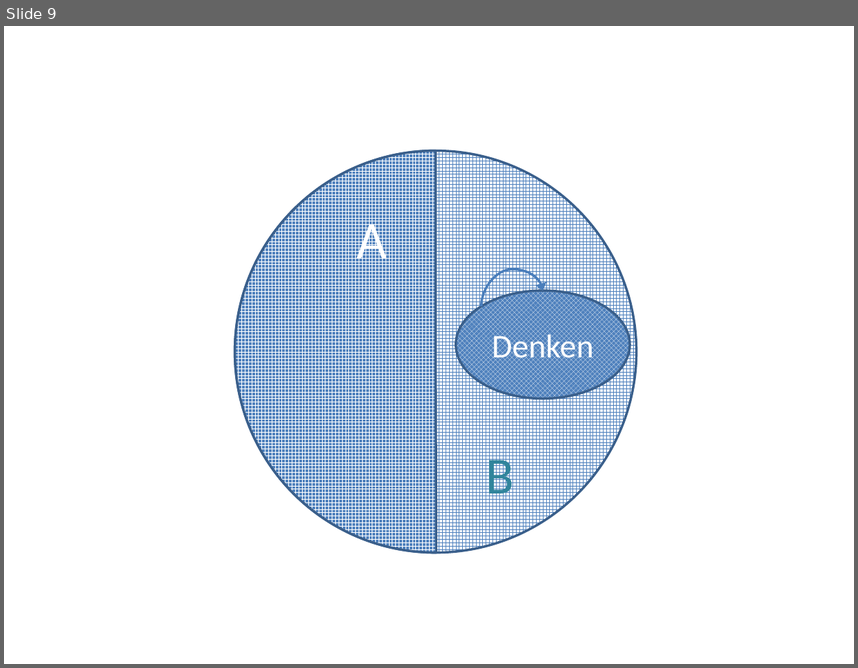
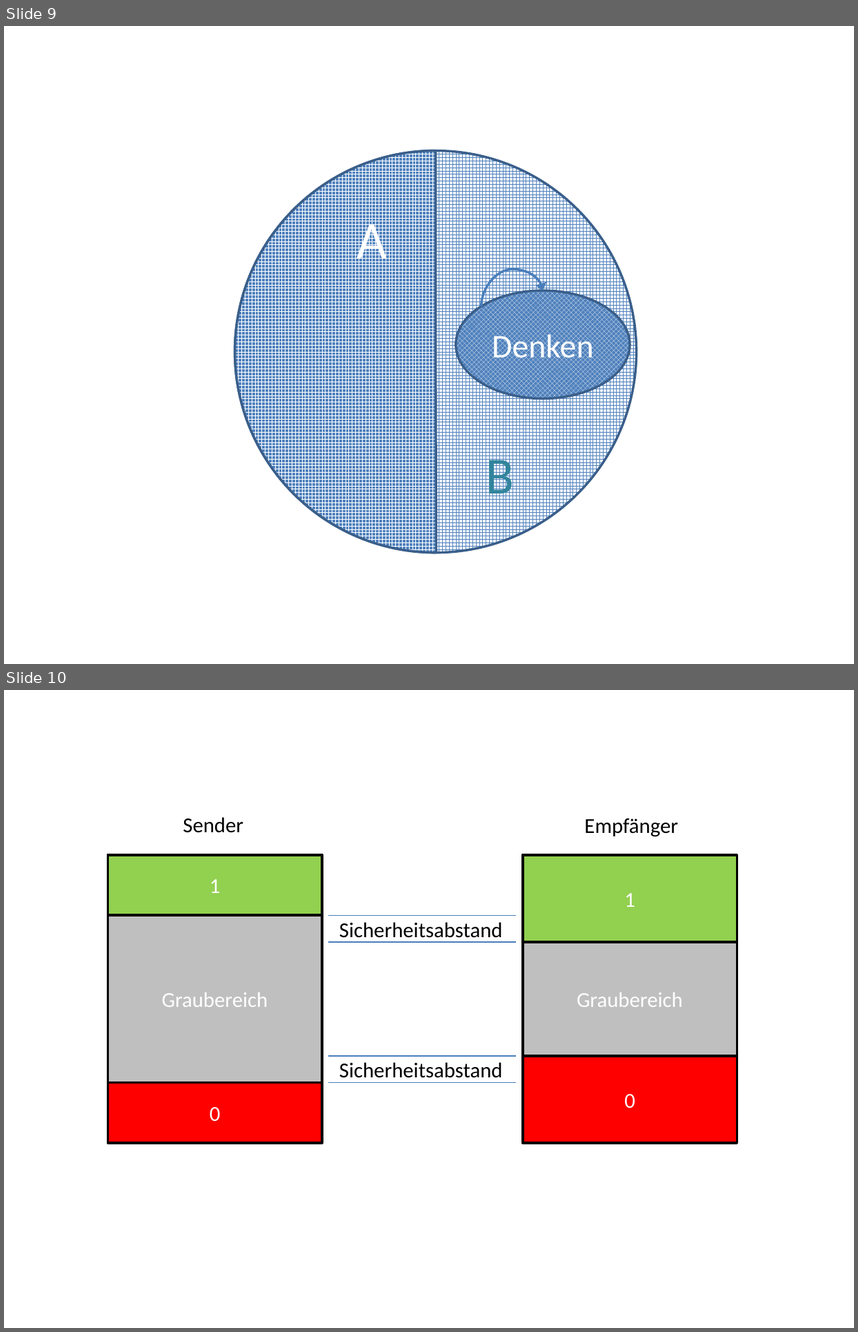
Before and after one commit to HaraldRieder/Physikalismus, a slide deck: Physikalismus.pptx. Shown one above the other, each under a label of ours: slide 9 before the commit, slides 9 and 10 after it. The pictures are 858x668 and 858x1332 pixels, drawn with LibreOffice and Linux fonts; fonts in the diff are those of the drawing. Boxes give left, top, right and bottom in pixels: in the first picture for what was removed or moved away, otherwise in the second. Text is boxed around its words. In the diff, an @@ line names an element or a change of style, - is before the commit and + after.

```diff
--- a/Physikalismus.pptx
+++ b/Physikalismus.pptx
@@ slide 10 added at bbox=[4, 690, 854, 1328], background #FFFFFF @@
@@ text added at bbox=[183, 817, 243, 833], 18 pt, text #000000 @@
+Sender
@@ text added at bbox=[584, 818, 678, 837], 18 pt, text #000000 @@
+Empfänger
@@ rectangle added at bbox=[107, 855, 322, 1143], fill #BFBFBF, outline #000000 2 pt, 18 pt, text #FFFFFF @@
+Graubereich
@@ rectangle added at bbox=[107, 855, 322, 915], fill #92D050, outline #000000 2 pt, 18 pt, text #FFFFFF @@
+1
@@ rectangle added at bbox=[523, 855, 737, 1143], fill #BFBFBF, outline #000000 2 pt, 18 pt, text #FFFFFF @@
+Graubereich
@@ rectangle added at bbox=[523, 855, 737, 942], fill #92D050, outline #000000 2 pt, 18 pt, text #FFFFFF @@
+1
@@ line added from (329, 915) to (516, 915), #4B7EBC 0.75 pt @@
@@ text added at bbox=[339, 922, 503, 943], 18 pt, text #000000 @@
+Sicherheitsabstand
@@ line added from (329, 942) to (516, 942), #4B7EBC 0.75 pt @@
@@ line added from (329, 1056) to (516, 1056), #4B7EBC 0.75 pt @@
@@ text added at bbox=[339, 1062, 503, 1083], 18 pt, text #000000 @@
+Sicherheitsabstand
@@ rectangle added at bbox=[523, 1056, 737, 1142], fill #FF0000, outline #000000 2 pt, 18 pt, text #FFFFFF @@
+0
@@ rectangle added at bbox=[107, 1082, 322, 1142], fill #FF0000, outline #000000 2 pt, 18 pt, text #FFFFFF @@
+0
@@ line added from (329, 1083) to (516, 1083), #4B7EBC 0.75 pt @@
```
Also in this commit, not shown: 1 other file.
